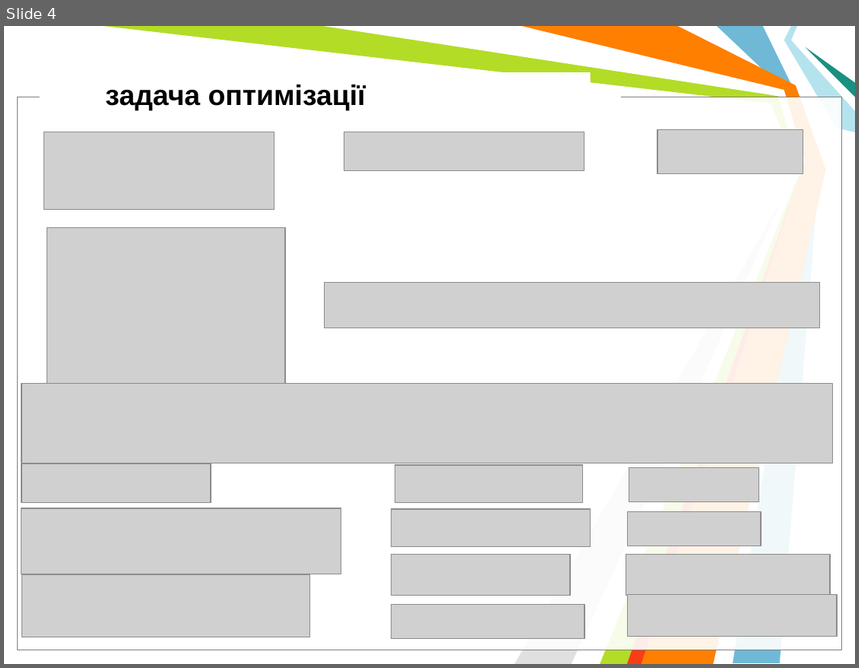
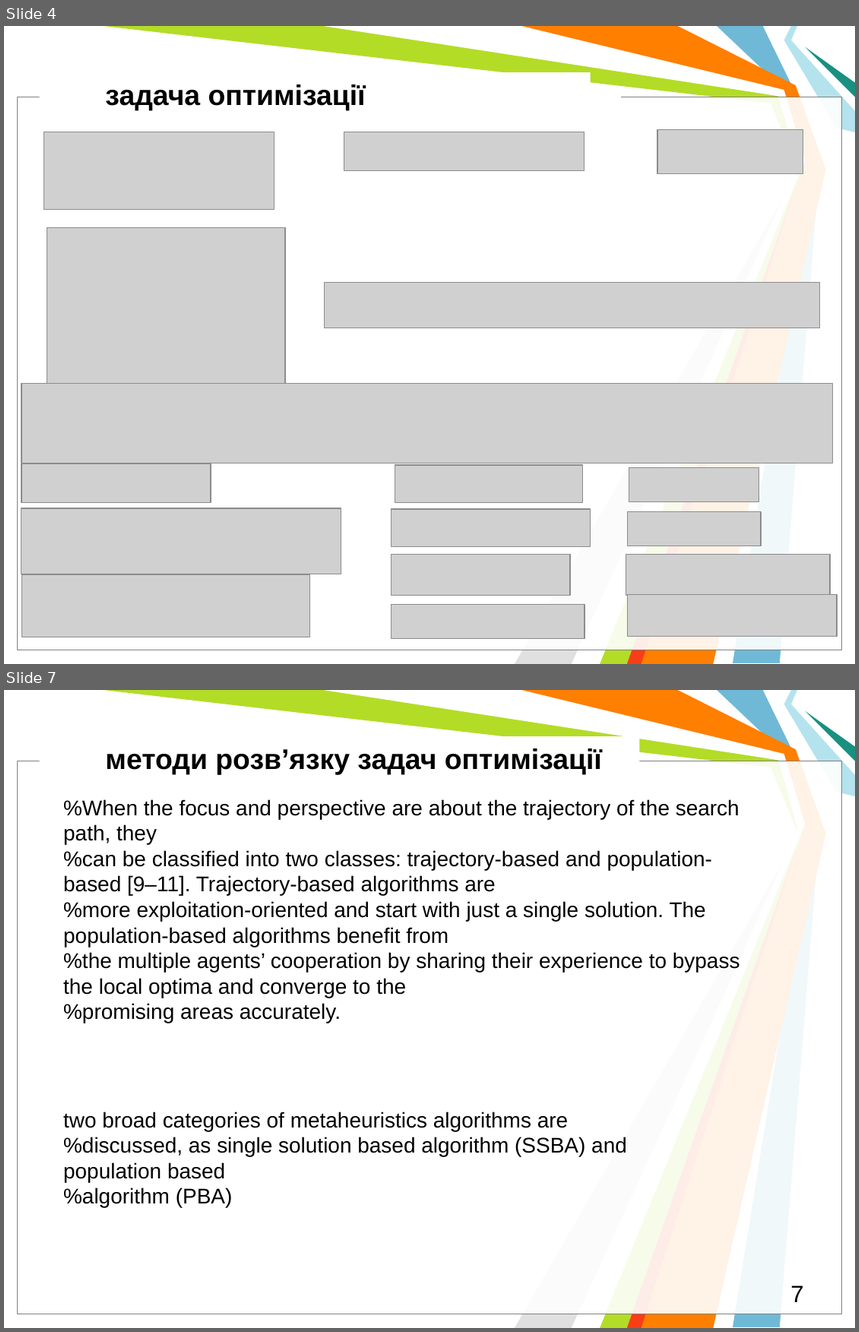
Before and after one commit to l432/NMK, a slide deck: Lecture/DAAD/DAAD_MetaH.pptm. Shown one above the other, each under a label of ours: slide 4 before the commit, slides 4 and 7 after it; the slides between them are not shown. The pictures are 859x668 and 859x1332 pixels, drawn with LibreOffice and Linux fonts; fonts in the diff are those of the drawing; grey boxes stand for pictures; background and template pictures are left out. Boxes give left, top, right and bottom in pixels: in the first picture for what was removed or moved away, otherwise in the second. Text is boxed around its words. In the diff, an @@ line names an element or a change of style, - is before the commit and + after.

```diff
--- a/Lecture/DAAD/DAAD_MetaH.pptm
+++ b/Lecture/DAAD/DAAD_MetaH.pptm
@@ slide 7 added at (4,690,855,1328), background #FFFFFF; not listed: 11 template elements that a slide beside it also shows @@
@@ text added at (105,749,602,774), 24 pt, text #000000, bold @@
+методи розв’язку задач оптимізації
@@ text added at (63,799,740,1023), 18 pt, text #000000 @@
+%When the focus and perspective are about the trajectory of the search path, they
+%can be classified into two classes: trajectory-based and population-based [9–11]. Trajectory-based algorithms are
+%more exploitation-oriented and start with just a single solution. The population-based algorithms benefit from
+%the multiple agents’ cooperation by sharing their experience to bypass the local optima and converge to the
+%promising areas accurately.
@@ text added at (63,1112,627,1208), 18 pt, text #000000 @@
+two broad categories of metaheuristics algorithms are
+%discussed, as single solution based algorithm (SSBA) and population based
+%algorithm (PBA)
@@ page number added at (791,1286,804,1303), 20 pt, text #000000 @@
+7
```
Also in this commit, not shown: 2 other slides added, 1 slide removed.
